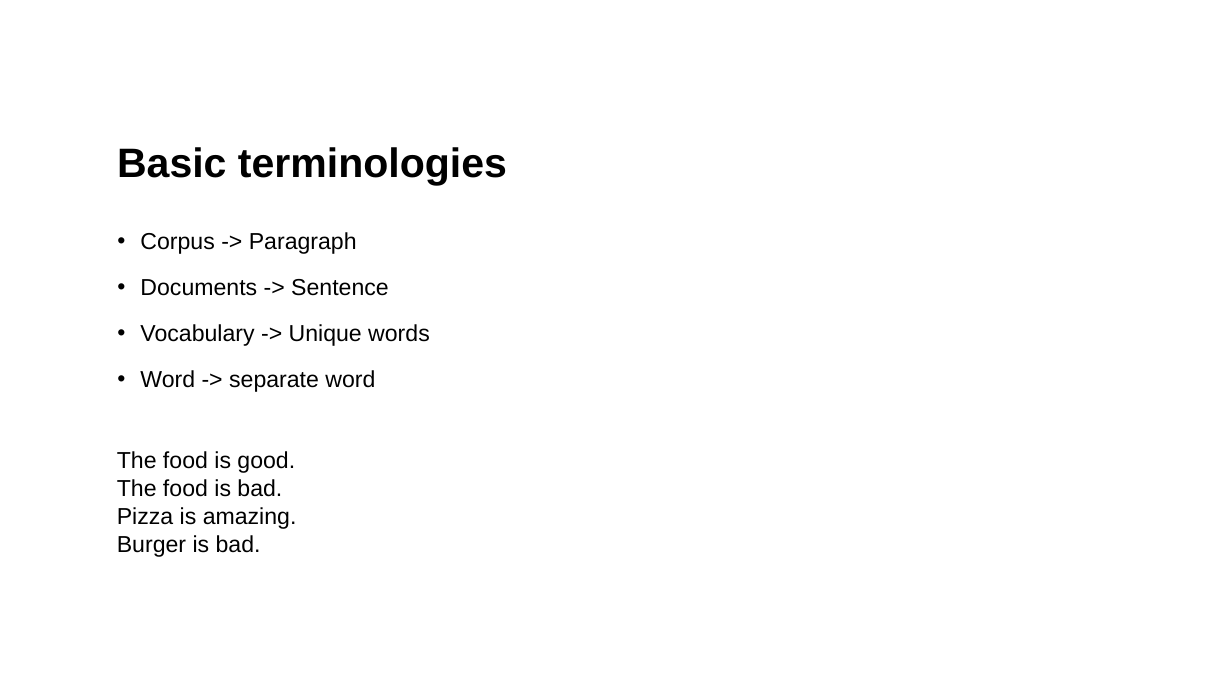
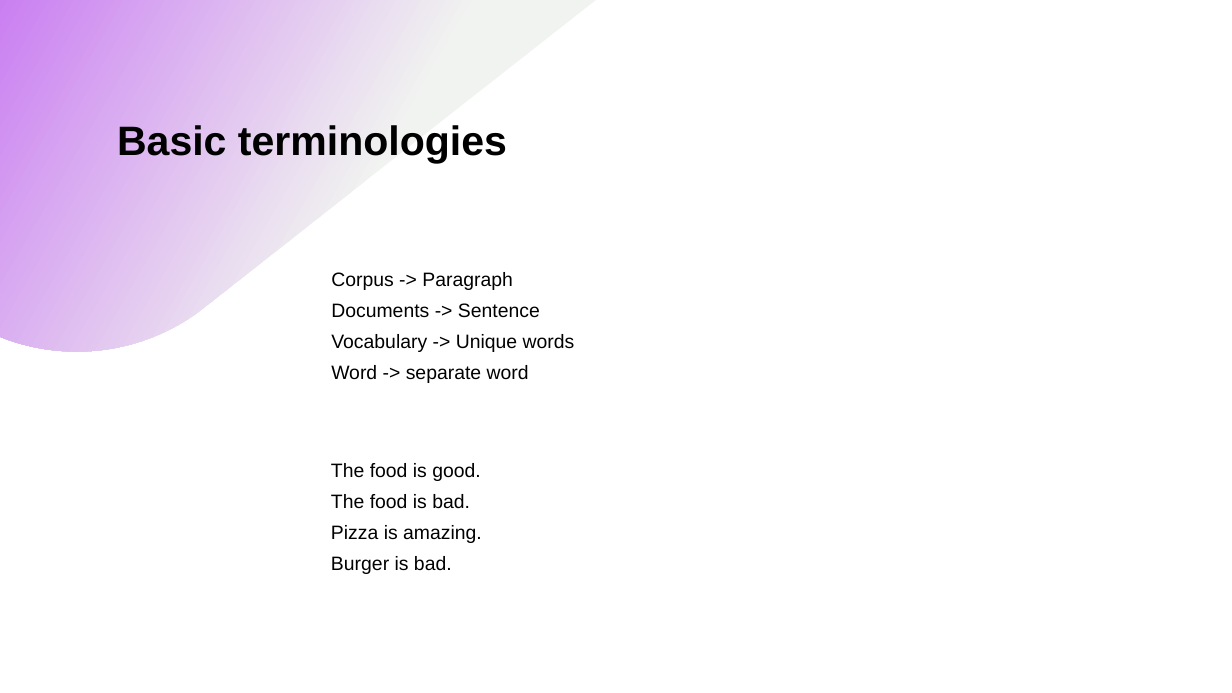
Before and after one commit to mictsung/NLP, a slide deck: slide 11 of Generative ai.pptx (slide 9 before the commit). Drawn at 1232x693 pixels with LibreOffice and Linux fonts; fonts in the diff are those of the drawing. Boxes give left, top, right and bottom in pixels: in the first picture for what was removed or moved away, otherwise in the second. Text is boxed around its words. In the diff, an @@ line names an element or a change of style, - is before the commit and + after.

```diff
--- a/Generative ai.pptx
+++ b/Generative ai.pptx
@@ freeform shape added at (0,0,596,351), fill gradient #F1F3F0 to #CA7FF1 @@
@@ title "Basic terminologies": place and size @@
-title "Basic terminologies" at (117,147,507,185)
+title "Basic terminologies" at (117,125,507,163)
@@ title "Basic terminologies" at (117,125,507,163): vertical alignment bottom to top @@
@@ text "Corpus -> Paragraph": place and size @@
-text "Corpus -> Paragraph" at (140,232,430,392)
+text "Corpus -> Paragraph" at (331,272,575,383)
@@ text "Corpus -> Paragraph" at (331,272,575,383): size 18 to 15.1 pt; bullet • to none; line spacing 1.2 to 1; less space between paragraphs @@
@@ text "The food is good.": place and size @@
-text "The food is good." at (117,451,297,557)
+text "The food is good." at (331,463,482,574)
@@ text "The food is good." at (331,463,482,574): size 18 to 15.1 pt; more space between paragraphs @@
```
Also in this commit, not shown: 1 other slide changed, 15 slides added, 1 slide removed.
